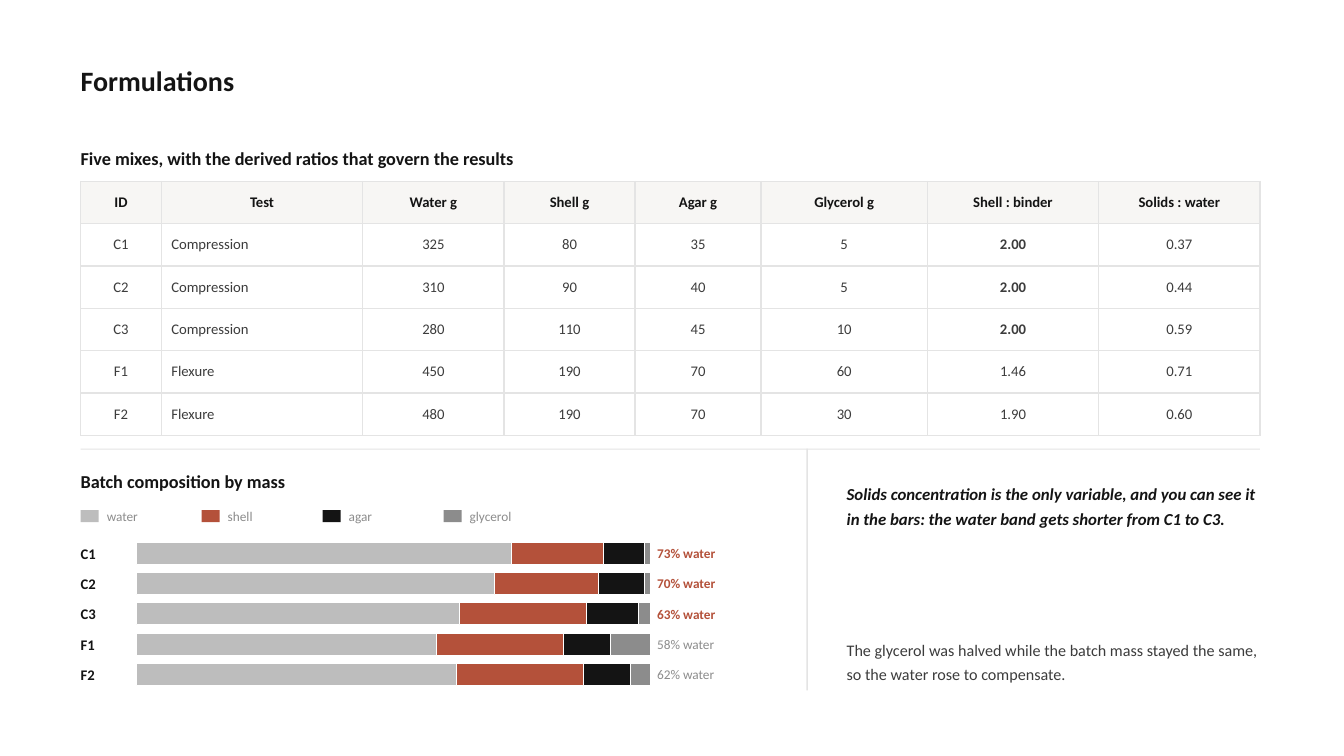
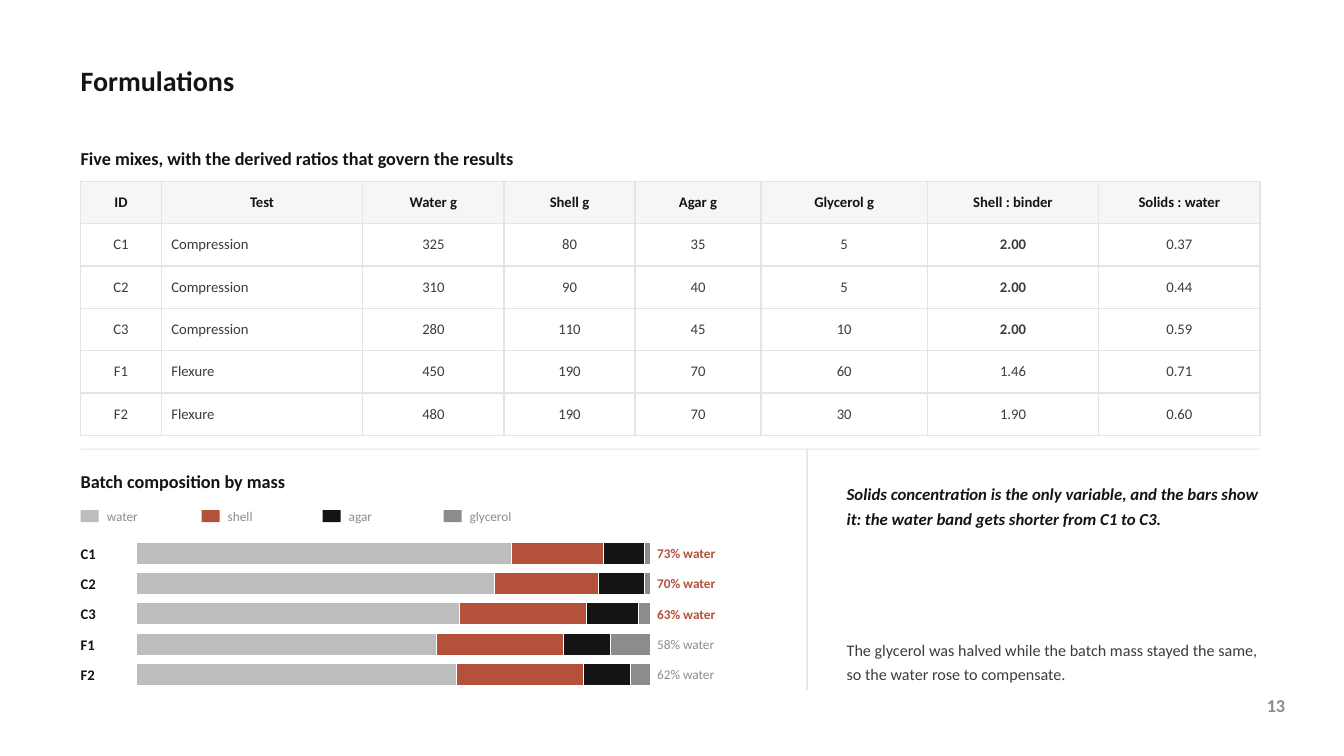
Before and after one commit to bunal91/sanat-ve-mekan, a slide deck: slide 13 of konferans-bildirisi/06-sunum/ICSMMEP26_Presentation_Unal.pptx. Drawn at 1344x756 pixels with LibreOffice and Linux fonts; fonts in the diff are those of the drawing. Boxes give left, top, right and bottom in pixels: in the first picture for what was removed or moved away, otherwise in the second. Text is boxed around its words. In the diff, an @@ line names an element or a change of style, - is before the commit and + after.

```diff
--- a/konferans-bildirisi/06-sunum/ICSMMEP26_Presentation_Unal.pptx
+++ b/konferans-bildirisi/06-sunum/ICSMMEP26_Presentation_Unal.pptx
@@ text at box(847, 488, 1258, 528): text changed @@
-Solids concentration is the only variable, and you can see it in the bars: the water band gets shorter from C1 to C3.
+Solids concentration is the only variable, and the bars show it: the water band gets shorter from C1 to C3.
@@ text added at box(1267, 700, 1285, 712), 13 pt, text #8C8C8C, bold @@
+13
```
Also in this commit, not shown: 24 other slides changed, 6 other files.
